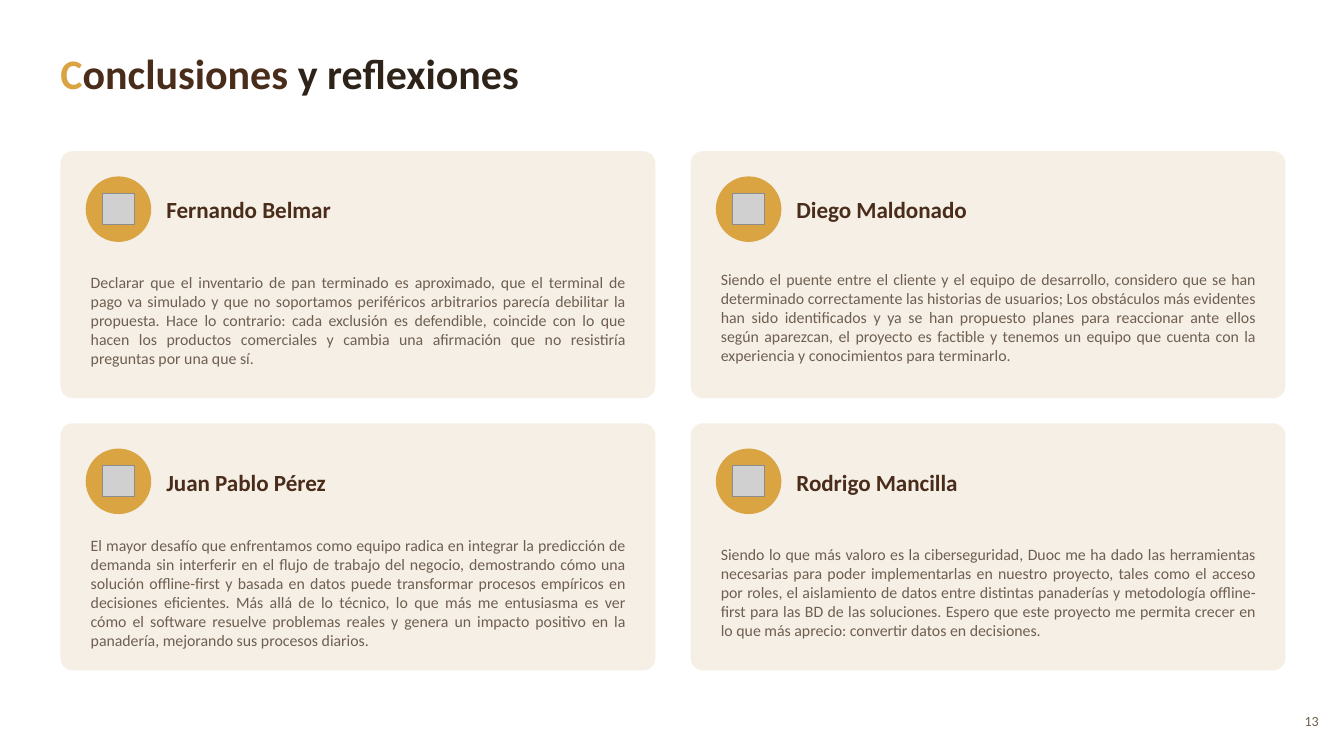
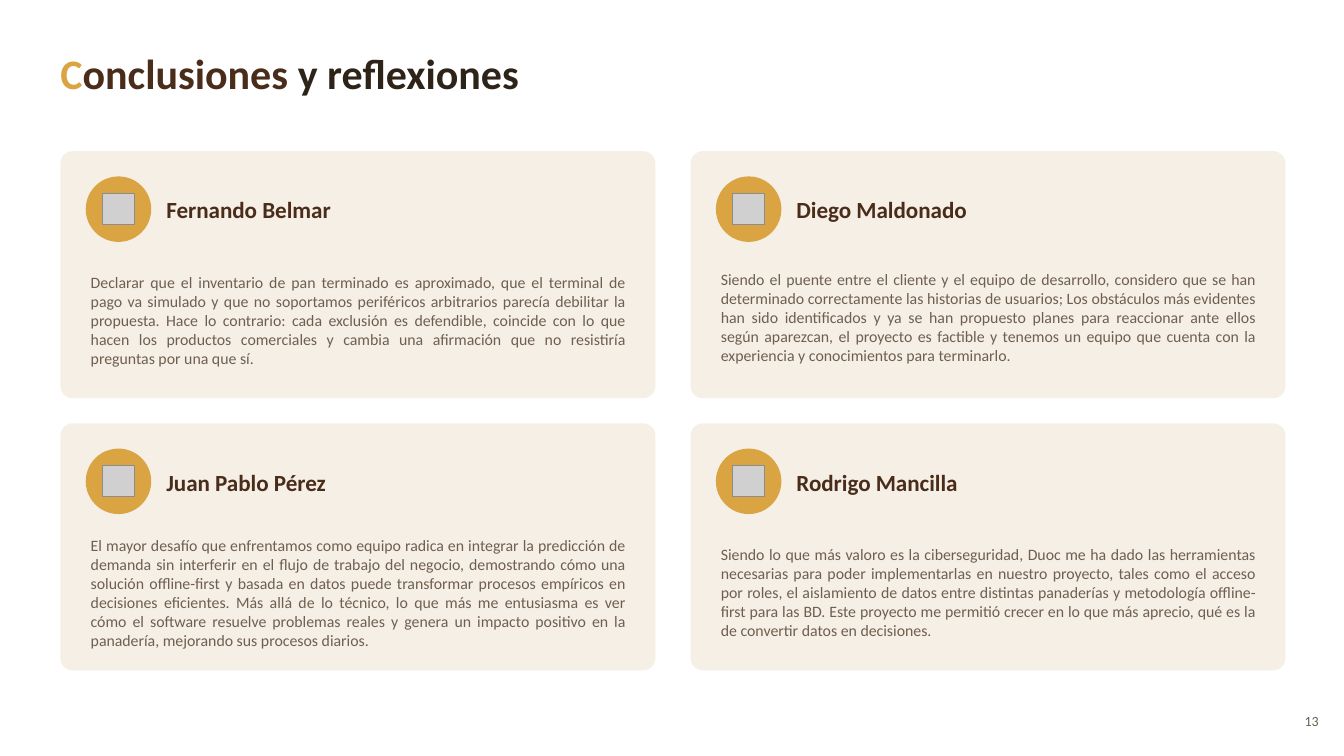
Before and after one commit to ro-mancilla/Capstone_002D_Grupo1, a slide deck: slide 13 of Fase 1/Evidencias Grupales/Presentacion_Fase1_EcoPan.pptx. Drawn at 1344x756 pixels with LibreOffice and Linux fonts; fonts in the diff are those of the drawing; grey boxes stand for pictures. Boxes give left, top, right and bottom in pixels: in the first picture for what was removed or moved away, otherwise in the second. Text is boxed around its words. In the diff, an @@ line names an element or a change of style, - is before the commit and + after.

```diff
--- a/Fase 1/Evidencias Grupales/Presentacion_Fase1_EcoPan.pptx
+++ b/Fase 1/Evidencias Grupales/Presentacion_Fase1_EcoPan.pptx
@@ text at [721, 549, 1256, 636]: text changed @@
-Siendo lo que más valoro es la ciberseguridad, Duoc me ha dado las herramientas necesarias para poder implementarlas en nuestro proyecto, tales como el acceso por roles, el aislamiento de datos entre distintas panaderías y metodología offline-first para las BD de las soluciones. Espero que este proyecto me permita crecer en lo que más aprecio: convertir datos en decisiones.
+Siendo lo que más valoro es la ciberseguridad, Duoc me ha dado las herramientas necesarias para poder implementarlas en nuestro proyecto, tales como el acceso por roles, el aislamiento de datos entre distintas panaderías y metodología offline-first para las BD. Este proyecto me permitió crecer en lo que más aprecio, qué es la de convertir datos en decisiones.
```
Also in this commit, not shown: 1 other file.
